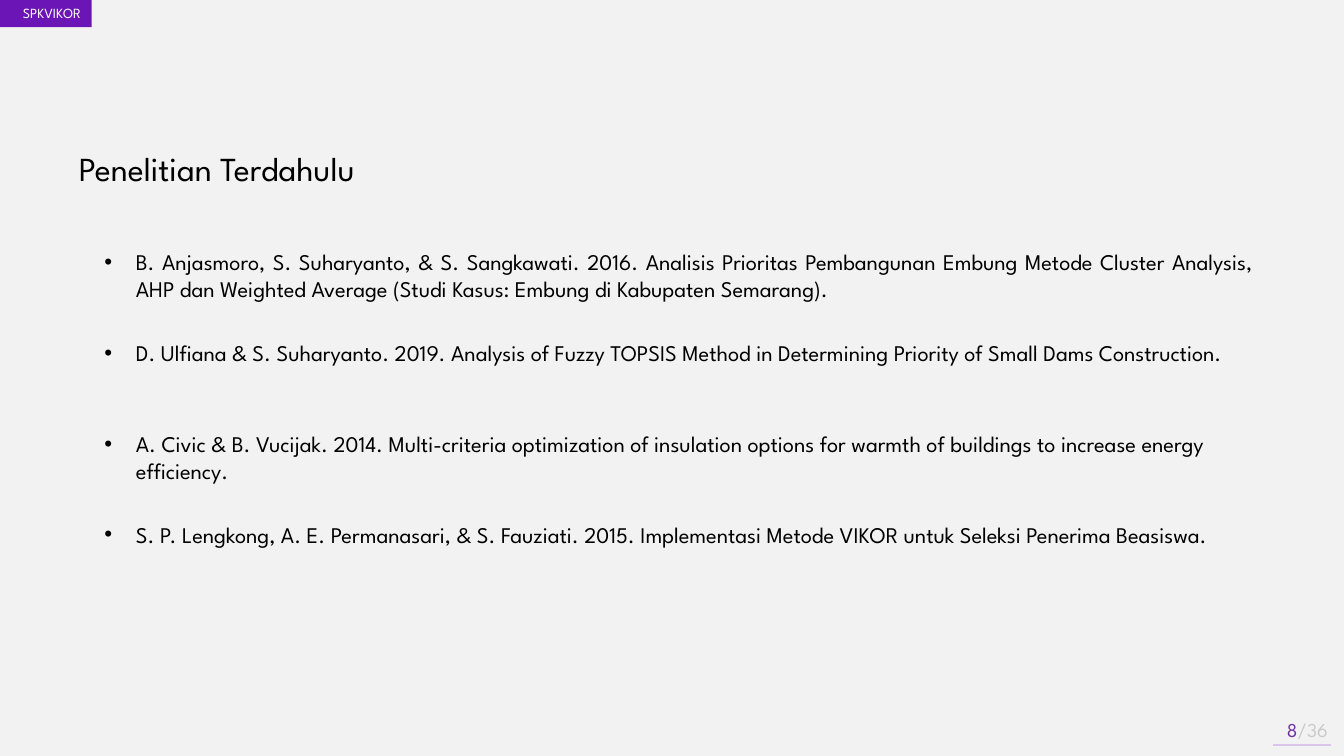
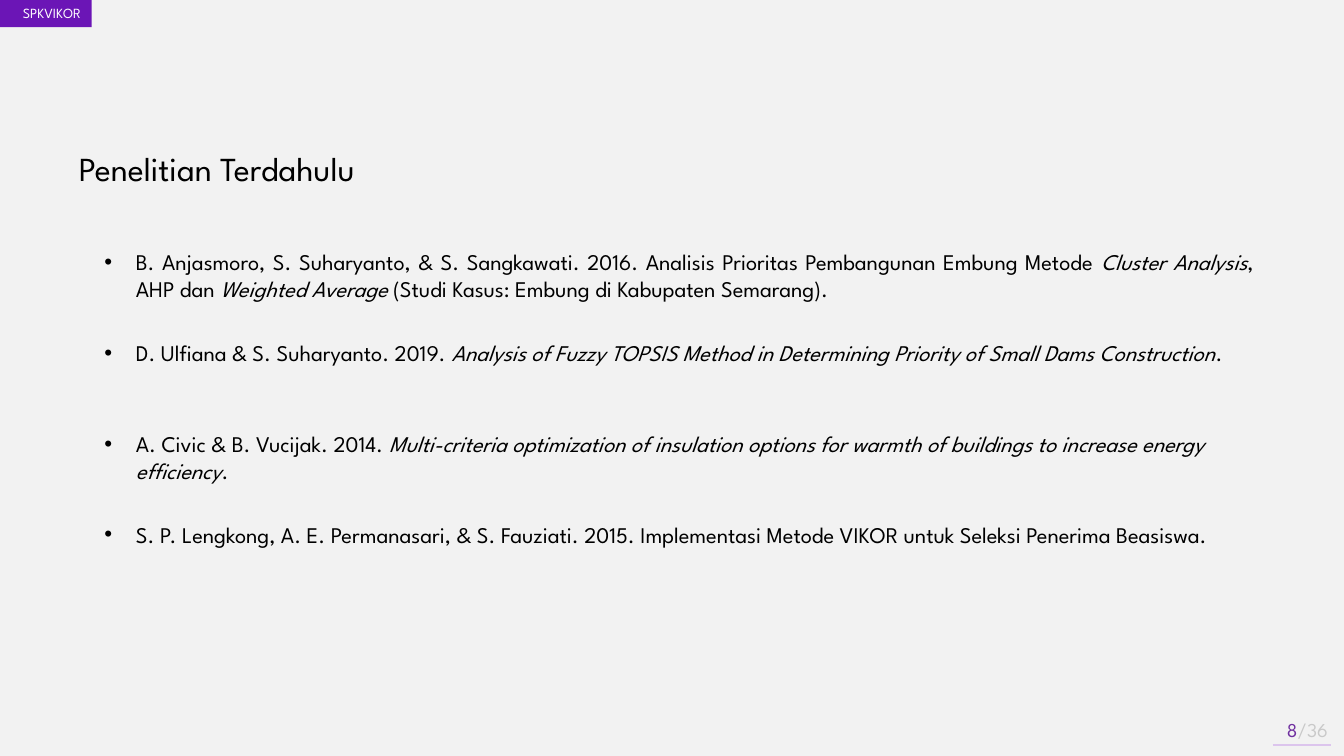
Before and after one commit to akhmadali7/TugasAkhir, a slide deck: slide 8 of PPT - TA - Akhmad Ali Sajidin.pptx. Drawn at 1344x756 pixels with LibreOffice and Linux fonts; fonts in the diff are those of the drawing. Boxes give left, top, right and bottom in pixels: in the first picture for what was removed or moved away, otherwise in the second. Text is boxed around its words. In the diff, an @@ line names an element or a change of style, - is before the commit and + after.

```diff
--- a/PPT - TA - Akhmad Ali Sajidin.pptx
+++ b/PPT - TA - Akhmad Ali Sajidin.pptx
@@ text "B. Anjasmoro, S. Suharyanto, & ..." at bbox=[136, 254, 1247, 302]: italic on in "Cluster Analysis, Weighted Average" @@
@@ text "D. Ulfiana & S. Suharyanto. ..." at bbox=[136, 345, 1215, 366]: italic on in "Analysis of Fuzzy TOPSIS Method in Determining ..." @@
@@ text "A. Civic & B. Vucijak. ..." at bbox=[136, 436, 1204, 484]: italic on in "Multi-criteria optimization of insulation options for warmth ..." @@
```
Also in this commit, not shown: 9 other slides changed, 38 other files.
